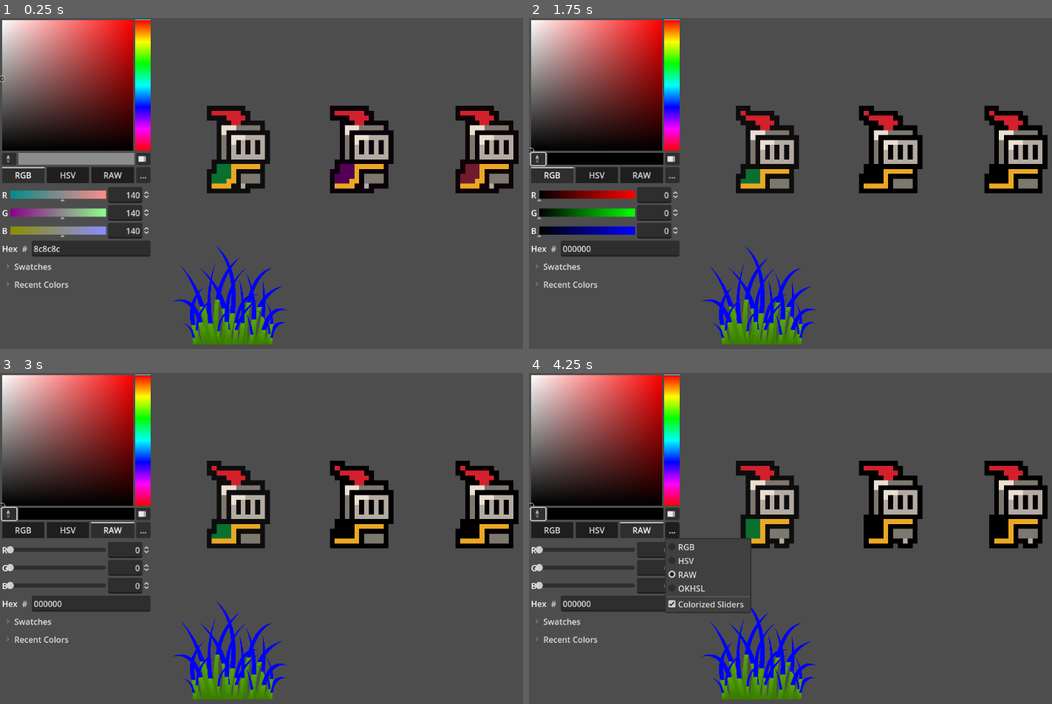
Above: before the commit, frames 1-4 (two rows, left to right).
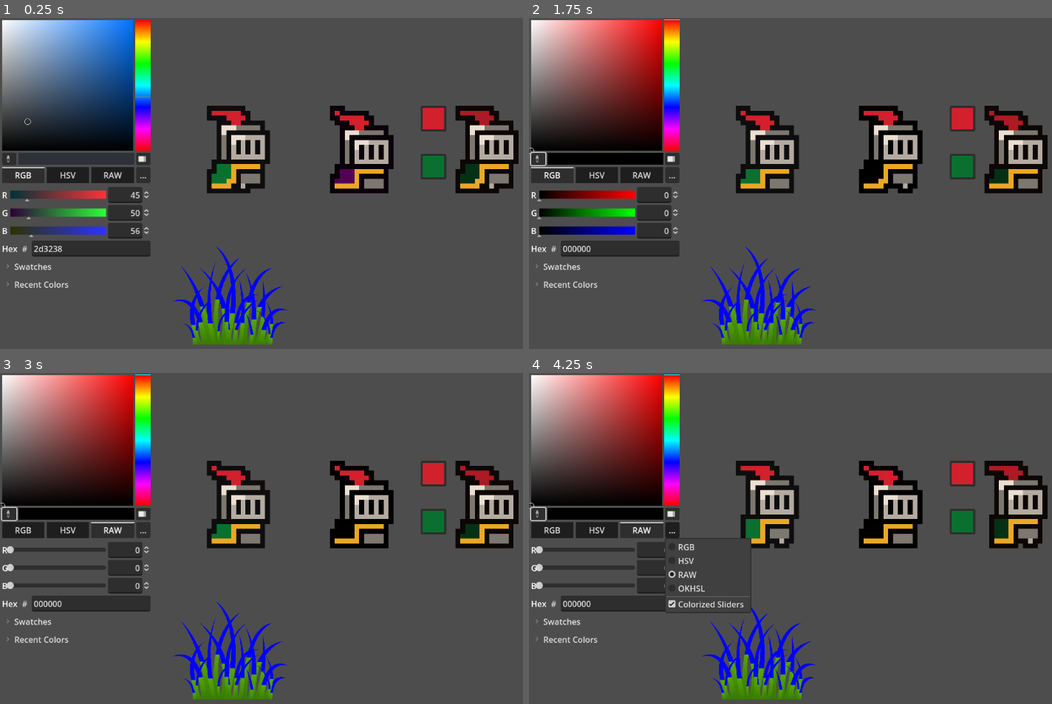
Above: after the commit, the same moments.

Repository: IsaacRF/godot-shaders-test
Game: Godot game, scene res://scenes/color.tscn
The game is run twice, just before and just after one commit, with the same random seed, the same clock (stepped at 60 frames per second) and the same inputs. This scene is started directly instead of the project's main scene.
Inputs (mouse positions are in pixels of both pictures, inside the frame that each line leads up to):
- Up to frame 1 (0.25 s): no input
- Up to frame 2 (1.75 s): click (539, 160) at 0.5 s; click "RGB" at 1.25 s
- Up to frame 3 (3 s): click "HSV" at 2 s; click "RAW" at 2.75 s
- Up to frame 4 (4.25 s): click "..." at 3.5 s

The runs differ from the first frame. In frame 1, 11% of the frame differs, in the area x 0-95%, y 0-71%; in frame 2, 2.2%; in frame 3, 1.0%; in frame 4, 2.3%.

Commit message:
Add code shader and multiple color customization

Diff:
--- a/scenes/color.tscn
+++ b/scenes/color.tscn
@@ -7,6 +7,7 @@
 [ext_resource type="Shader" path="res://shaders/color_replacement.gdshader" id="6_3t41n"]
 [ext_resource type="Texture2D" uid="uid://cayokb6mbipke" path="res://assets/knight.png" id="6_mcy8b"]
 [ext_resource type="Script" path="res://scripts/knight_color_code.gd" id="7_ebutr"]
+[ext_resource type="Script" path="res://scripts/color_picker_button.gd" id="8_1dvnj"]
 
 [sub_resource type="ShaderMaterial" id="ShaderMaterial_bax0a"]
 shader = ExtResource("4_cmadp")
@@ -137,7 +138,8 @@
 
 [sub_resource type="ShaderMaterial" id="ShaderMaterial_70626"]
 shader = ExtResource("6_3t41n")
-shader_parameter/replacement_color = Color(1, 0.233503, 0.425499, 1)
+shader_parameter/cape_color = Color(0.0392157, 0.439216, 0.188235, 1)
+shader_parameter/feather_color = Color(0.823529, 0.12549, 0.172549, 1)
 
 [node name="Node2D" type="Node2D"]
 scale = Vector2(0.999249, 1)
@@ -154,7 +156,7 @@
 scale = Vector2(9.50344, 9.50344)
 sprite_frames = SubResource("SpriteFrames_1qeba")
 autoplay = "default"
-frame_progress = 0.683169
+frame_progress = 0.999379
 
 [node name="KnightColor" type="AnimatedSprite2D" parent="."]
 texture_filter = 1
@@ -163,7 +165,7 @@
 scale = Vector2(9.54158, 9.50344)
 sprite_frames = SubResource("SpriteFrames_1qeba")
 autoplay = "default"
-frame_progress = 0.781729
+frame_progress = 0.0978046
 script = ExtResource("5_iokjd")
 
 [node name="KnightColorCode" type="AnimatedSprite2D" parent="."]
@@ -173,14 +175,35 @@
 scale = Vector2(9.50344, 9.50344)
 sprite_frames = SubResource("SpriteFrames_1qeba")
 autoplay = "default"
-frame_progress = 0.642619
+frame_progress = 0.958947
 script = ExtResource("7_ebutr")
 
 [node name="ColorPicker" type="ColorPicker" parent="."]
 offset_right = 298.0
 offset_bottom = 576.0
-color = Color(0.54902, 0.54902, 0.54902, 1)
+color = Color(0.176471, 0.196078, 0.219608, 1)
 edit_alpha = false
 
+[node name="FeatherColorPicker" type="ColorPickerButton" parent="."]
+offset_left = 821.617
+offset_top = 172.0
+offset_right = 871.617
+offset_bottom = 222.0
+color = Color(0.823529, 0.12549, 0.172549, 1)
+edit_alpha = false
+script = ExtResource("8_1dvnj")
+
+[node name="CapeColorPicker" type="ColorPickerButton" parent="."]
+offset_left = 821.617
+offset_top = 266.0
+offset_right = 871.617
+offset_bottom = 316.0
+color = Color(0.0392157, 0.439216, 0.188235, 1)
+edit_alpha = false
+script = ExtResource("8_1dvnj")
+
 [connection signal="color_changed" from="ColorPicker" to="KnightColor" method="_on_color_picker_color_changed"]
-[connection signal="color_changed" from="ColorPicker" to="KnightColorCode" method="_on_color_picker_color_changed"]
+[connection signal="color_changed" from="FeatherColorPicker" to="KnightColorCode" method="_on_feather_color_picker_color_changed"]
+[connection signal="picker_created" from="FeatherColorPicker" to="FeatherColorPicker" method="_on_picker_created"]
+[connection signal="color_changed" from="CapeColorPicker" to="KnightColorCode" method="_on_cape_color_picker_color_changed"]
+[connection signal="picker_created" from="CapeColorPicker" to="CapeColorPicker" method="_on_picker_created"]
--- /dev/null
+++ b/scripts/color_picker_button.gd
@@ -0,0 +1,4 @@
+extends ColorPickerButton
+
+func _on_picker_created():
+	get_popup().initial_position = Window.WINDOW_INITIAL_POSITION_CENTER_MAIN_WINDOW_SCREEN
--- a/scripts/knight_color_code.gd
+++ b/scripts/knight_color_code.gd
@@ -1,4 +1,8 @@
 extends AnimatedSprite2D
 
-func _on_color_picker_color_changed(color):
-	material.set_shader_parameter("replacement_color", color)
+func _on_feather_color_picker_color_changed(color):
+	material.set_shader_parameter("feather_color", color)
+
+
+func _on_cape_color_picker_color_changed(color):
+	material.set_shader_parameter("cape_color", color)
--- a/shaders/color_replacement.gdshader
+++ b/shaders/color_replacement.gdshader
@@ -1,31 +1,35 @@
 shader_type canvas_item;
 
-uniform vec3 replacement_color:source_color;
+uniform vec3 cape_color:source_color;
+uniform vec3 feather_color:source_color;
 
 void fragment() {
-	// Filter out the green channel from the picture,
-	// so we can determine which areas
-	// have red and blue components in them
+	// Filter out each customizable color channel from the picture,
+	// so we can determine which areas have other colors to preserve
 	vec3 color_without_green = COLOR.rgb * vec3(1, 0, 1);
-	// Make a number indicating the amount of
-	// red and blue in the fragment by calling
-	// the length function
+	vec3 color_without_red = COLOR.rgb * vec3(0, 1, 1);
+	// Make a number indicating the amount of the other colors to preserve
+	// in the fragment by calling the length function
 	float redbblue_amount = length(color_without_green);
-	// Use the step function to create a mask for
-	// the parts that are containing red and blue
+	float greenbblue_amount = length(color_without_red);
+	// Use the step function to create a mask with some tolerance for
+	// the parts that are containing the other colors to preserve
 	float redbblue_mask = step(0.2, redbblue_amount);
-	// 1.- Store the color that we don't want to change (rest of the sprite)
-	vec3 retained_color = COLOR.rgb * redbblue_mask;
+	float greenbblue_mask = step(0.3, greenbblue_amount);
+	// 1.- Store all the colors to preserve combining the masks of each customizable color
+	vec3 retained_color = COLOR.rgb * redbblue_mask * greenbblue_mask;
 
-	// Invert the red and blue mask and multiply it
-	// with the green channel of the image so we get a
+	// The masks are inverted, so invert them multiplying it
+	// with the customizable color channel of the image so we get a
 	// nice blending mask for the replacement color
 	float green_mask = (1.0 - redbblue_mask) * COLOR.g;
+	float red_mask = (1.0 - greenbblue_mask) * COLOR.r;
 	// 2.- Calculate the replacement color in the correct
 	// intensity to blend with the rest of the image.
-	vec3 masked_replacement_color = replacement_color * green_mask;
+	vec3 masked_cape_color = cape_color * green_mask;
+	vec3 masked_feather_color = feather_color * red_mask;
 
 	// 3.- Finally composite the original image and the
 	// replacement color on top of each other
-	COLOR.rgb = retained_color + masked_replacement_color;
+	COLOR.rgb = retained_color + masked_cape_color + masked_feather_color;
 }
Not shown: 1 places in scenes/color.tscn that only renumber resources
